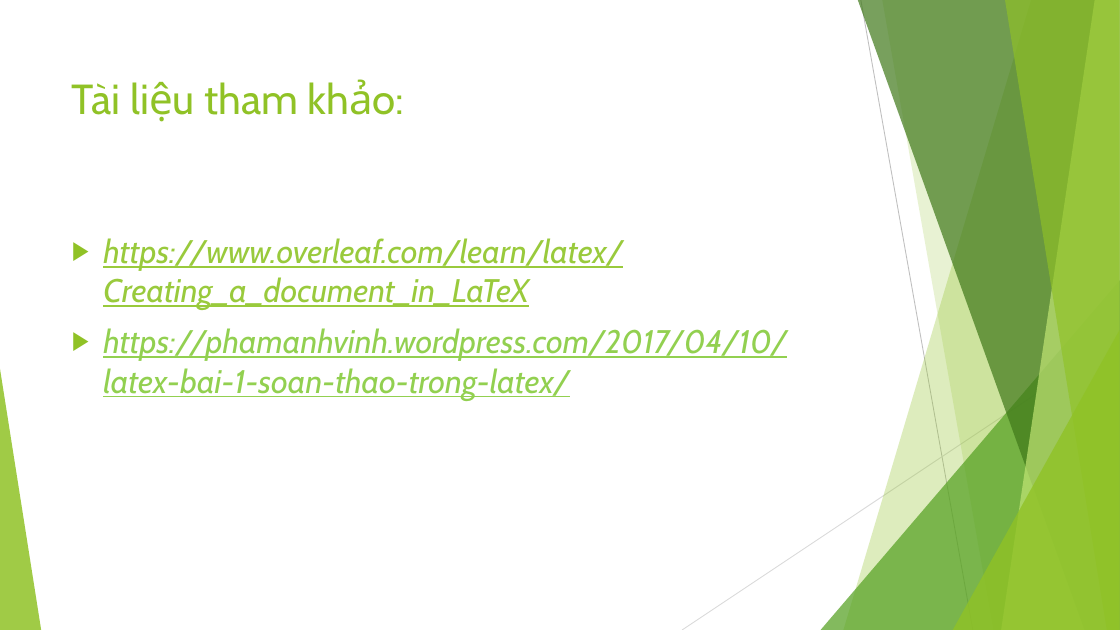
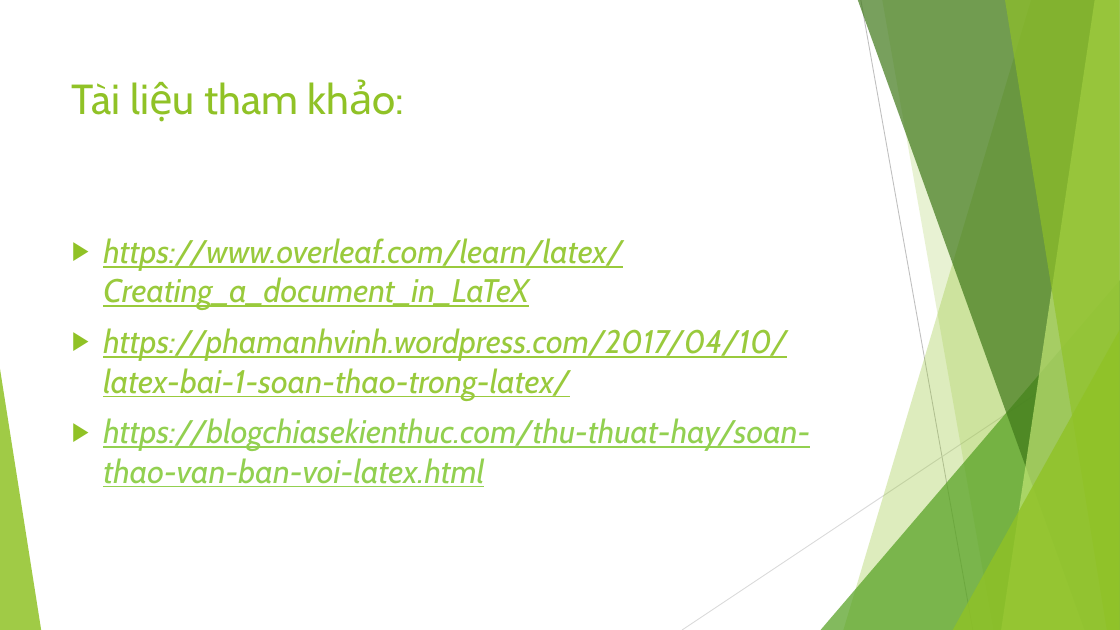
Before and after one commit to tientran0826/LaTeX, a slide deck: slide 25 of Bài 1/LATEX CƠ BẢN - Bài 1.pptx (slide 24 before the commit). Drawn at 1120x630 pixels with LibreOffice and Linux fonts; fonts in the diff are those of the drawing. Boxes give left, top, right and bottom in pixels: in the first picture for what was removed or moved away, otherwise in the second. Text is boxed around its words. In the diff, an @@ line names an element or a change of style, - is before the commit and + after.

```diff
--- a/Bài 1/LATEX CƠ BẢN - Bài 1.pptx
+++ b/Bài 1/LATEX CƠ BẢN - Bài 1.pptx
@@ text at [103,328,787,401]: text colour #92D050 to #99CA3C in "https://phamanhvinh.wordpress.com/2017/04/10/latex-bai-1-soa ..." @@
@@ text at [103,418,810,487]: paragraph added @@
+▶ https://blogchiasekienthuc.com/thu-thuat-hay/soan-thao-van-ban-voi-latex.html
```
Also in this commit, not shown: 2 other slides changed, 1 slide added, 1 other file.
